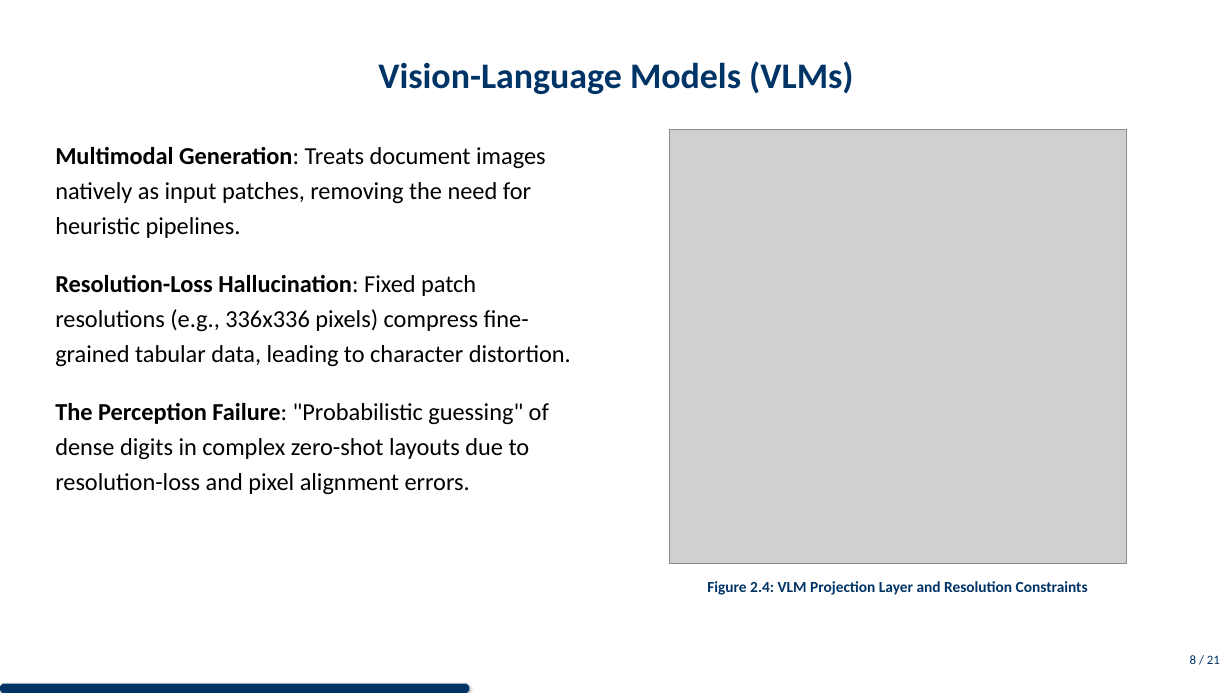
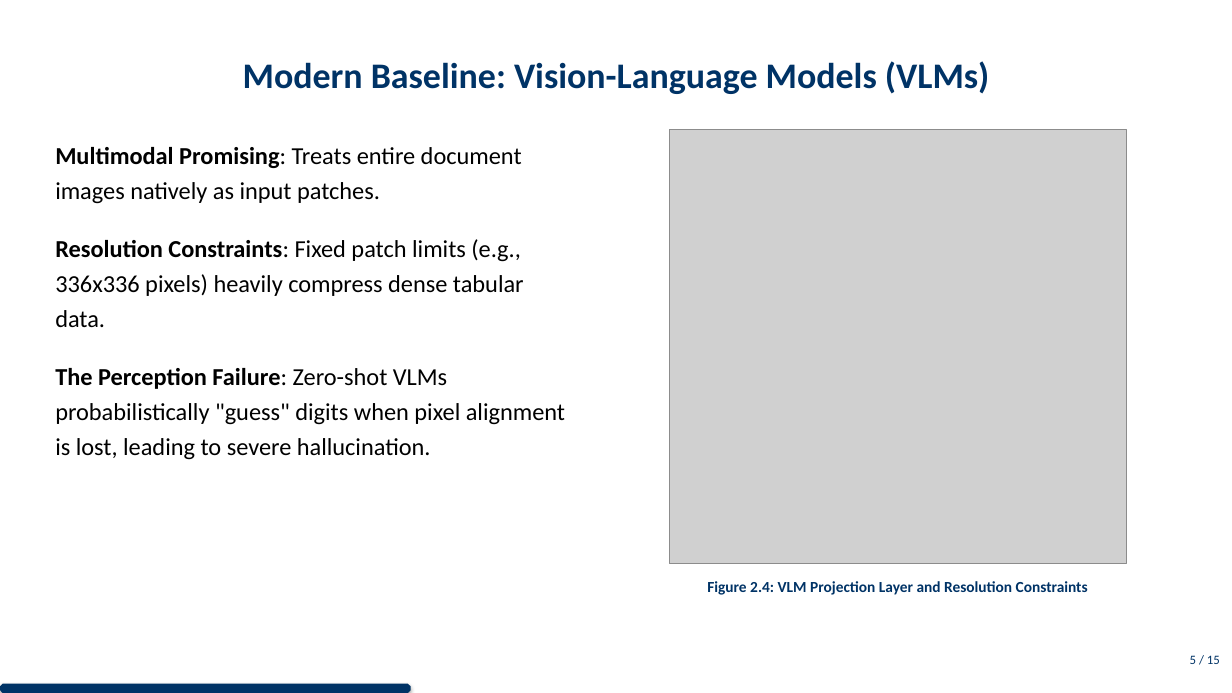
Before and after one commit to DESMOND135/DOCVQA-RAG-PERCEPTION-BENCHMARK, a slide deck: slide 6 of MAIN/presentation/presentation.pptx (slide 9 before the commit). Drawn at 1232x693 pixels with LibreOffice and Linux fonts; fonts in the diff are those of the drawing; grey boxes stand for pictures. Boxes give left, top, right and bottom in pixels: in the first picture for what was removed or moved away, otherwise in the second. Text is boxed around its words. In the diff, an @@ line names an element or a change of style, - is before the commit and + after.

```diff
--- a/MAIN/presentation/presentation.pptx
+++ b/MAIN/presentation/presentation.pptx
@@ title at (243, 61, 989, 94): text changed @@
-Vision-Language Models (VLMs)
+Modern Baseline: Vision-Language Models (VLMs)
@@ text at (55, 147, 565, 460): text changed @@
-Multimodal Generation: Treats document images natively as input patches, removing the need for heuristic pipelines.
-Resolution-Loss Hallucination: Fixed patch resolutions (e.g., 336x336 pixels) compress fine-grained tabular data, leading to character distortion.
-The Perception Failure: "Probabilistic guessing" of dense digits in complex zero-shot layouts due to resolution-loss and pixel alignment errors.
+Multimodal Promising: Treats entire document images natively as input patches.
+Resolution Constraints: Fixed patch limits (e.g., 336x336 pixels) heavily compress dense tabular data.
+The Perception Failure: Zero-shot VLMs probabilistically "guess" digits when pixel alignment is lost, leading to severe hallucination.
@@ text at (1190, 655, 1220, 664): text changed @@
-8 / 21
+5 / 15
@@ octagon: place and size @@
-octagon at (0, 684, 470, 693)
+octagon at (0, 684, 410, 693)
```
Also in this commit, not shown: 12 other slides changed, 1 slide added, 7 slides removed, 23 other files.
